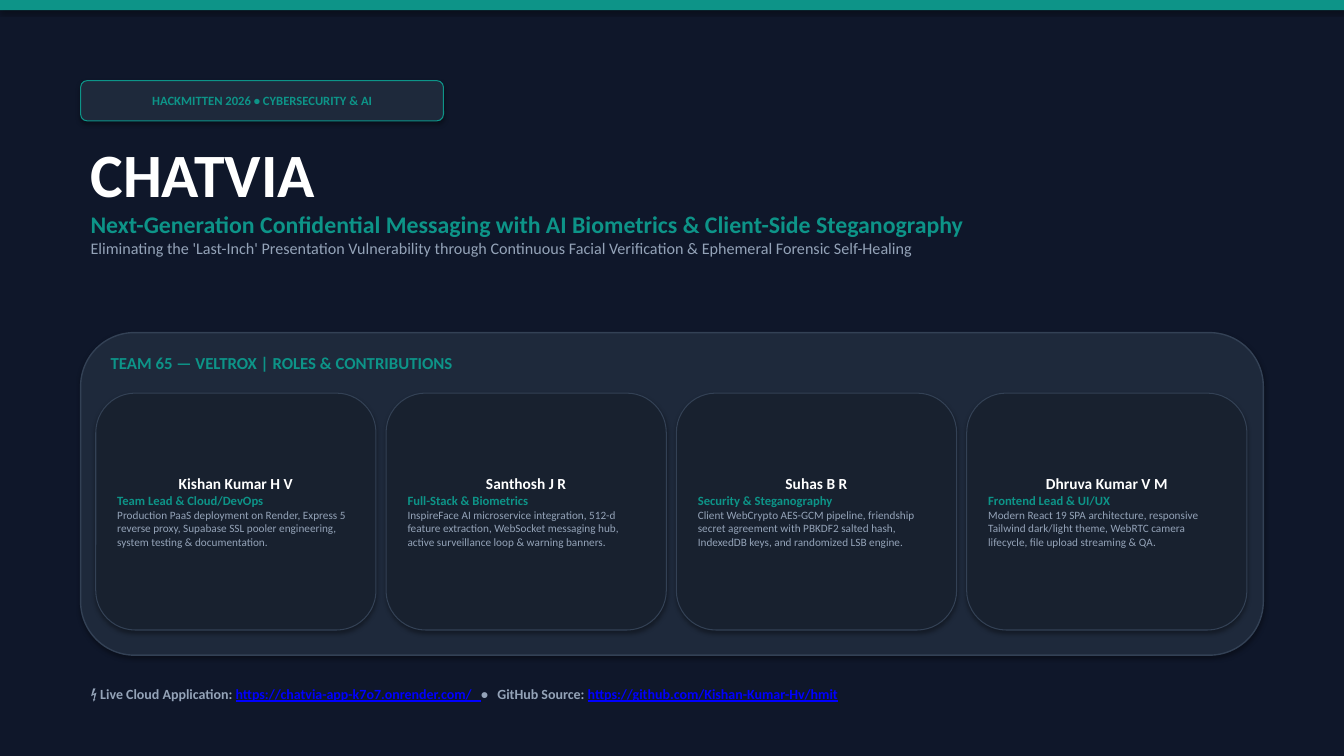
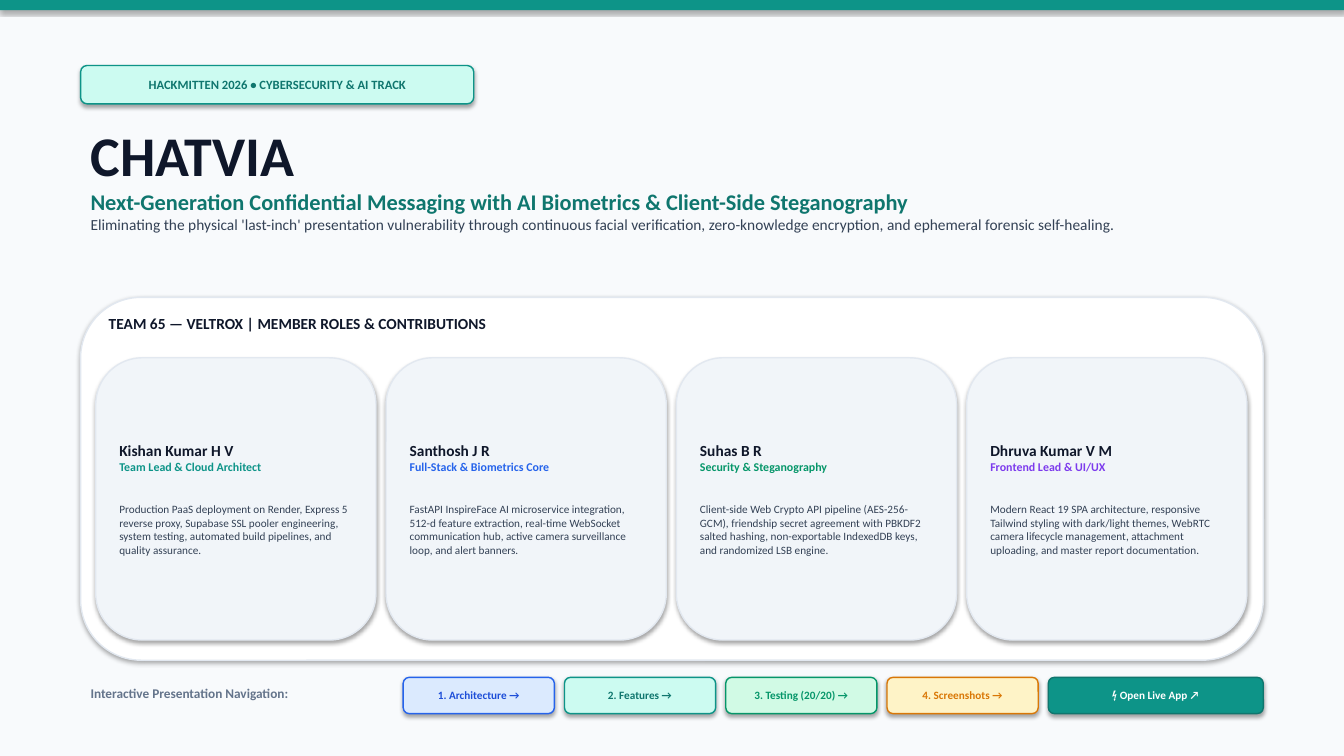
Before and after one commit to Kishan-Kumar-Hv/hmit, a slide deck: slide 1 of Phase_4_Final_Project_Presentation_Team65_Veltrox.pptx. Drawn at 1344x756 pixels with LibreOffice and Linux fonts; fonts in the diff are those of the drawing. Boxes give left, top, right and bottom in pixels: in the first picture for what was removed or moved away, otherwise in the second. Text is boxed around its words. In the diff, an @@ line names an element or a change of style, - is before the commit and + after.

Commit message:
Update Phase 4 Presentation deck and web presentation to high-contrast Light Mode with deep technical text and interactive navigation

```diff
--- a/Phase_4_Final_Project_Presentation_Team65_Veltrox.pptx
+++ b/Phase_4_Final_Project_Presentation_Team65_Veltrox.pptx
@@ rectangle at (0,0,1344,756): fill #0F172A to #F8FAFC @@
@@ rounded rectangle "HACKMITTEN 2026 • CYBERSECURITY & ...": place and size @@
-rounded rectangle "HACKMITTEN 2026 • CYBERSECURITY & ..." at (81,81,444,121)
+rounded rectangle "HACKMITTEN 2026 • CYBERSECURITY & ..." at (81,66,474,104)
@@ rounded rectangle "HACKMITTEN 2026 • CYBERSECURITY & ..." at (81,66,474,104): fill #1E293B to #CCFBF1; outline #0D9488 0.75 pt to #0D9488 1 pt @@
@@ text in rounded rectangle at (149,80,405,89): text changed; text colour #0D9488 to #0F766E @@
-HACKMITTEN 2026 • CYBERSECURITY & AI
+HACKMITTEN 2026 • CYBERSECURITY & AI TRACK
@@ text "CHATVIA": place and size @@
-text "CHATVIA" at (91,156,963,257)
+text "CHATVIA" at (91,139,1114,233)
@@ text at (91,139,908,214): size 44 to 40 pt, text colour #FFFFFF to #0F172A in "CHATVIA"; size 17 to 16 pt, text colour #0D9488 to #0F766E in "Next-Generation Confidential Messaging with AI Biometrics & ..." @@
@@ text at (91,219,1114,233): text changed; size 11.5 to 11 pt; text colour #94A3B8 to #334155 @@
-Eliminating the 'Last-Inch' Presentation Vulnerability through Continuous Facial Verification & Ephemeral Forensic Self-Healing
+Eliminating the physical 'last-inch' presentation vulnerability through continuous facial verification, zero-knowledge encryption, and ephemeral forensic self-healing.
@@ rounded rectangle: place and size @@
-rounded rectangle at (81,333,1263,655)
+rounded rectangle at (81,297,1263,660)
@@ rounded rectangle at (81,297,1263,660): fill #1E293B to #FFFFFF; outline #334155 1 pt to #E2E8F0 1 pt @@
@@ text at (109,318,485,329): text changed; size 12 to 11 pt; text colour #0D9488 to #0F172A @@
-TEAM 65 — VELTROX | ROLES & CONTRIBUTIONS
+TEAM 65 — VELTROX | MEMBER ROLES & CONTRIBUTIONS
@@ rounded rectangle "Kishan Kumar H V Team ...": place and size @@
-rounded rectangle "Kishan Kumar H V Team ..." at (96,393,376,630)
+rounded rectangle "Kishan Kumar H V Team ..." at (96,358,376,640)
@@ rounded rectangle "Santhosh J R Full-Stack & ...": place and size @@
-rounded rectangle "Santhosh J R Full-Stack & ..." at (386,393,666,630)
+rounded rectangle "Santhosh J R Full-Stack & ..." at (386,358,666,640)
@@ rounded rectangle "Suhas B R Security & ...": place and size @@
-rounded rectangle "Suhas B R Security & ..." at (677,393,957,630)
+rounded rectangle "Suhas B R Security & ..." at (677,358,957,640)
@@ fill #18212F to #F1F5F9; outline #334155 0.75 pt to #E2E8F0 1 pt in 4 elements at (96,358,376,640), (386,358,666,640), (677,358,957,640), (967,358,1247,640) @@
@@ rounded rectangle "Dhruva Kumar V M Frontend ...": place and size @@
-rounded rectangle "Dhruva Kumar V M Frontend ..." at (967,393,1247,630)
+rounded rectangle "Dhruva Kumar V M Frontend ..." at (967,358,1247,640)
@@ text in rounded rectangle at (119,445,348,556): text changed; text colour #94A3B8 to #334155 @@
-Kishan Kumar H V
-Team Lead & Cloud/DevOps
-Production PaaS deployment on Render, Express 5 reverse proxy, Supabase SSL pooler engineering, system testing & documentation.
+Kishan Kumar H V
+Team Lead & Cloud Architect
+Production PaaS deployment on Render, Express 5 reverse proxy, Supabase SSL pooler engineering, system testing, automated build pipelines, and quality assurance.
@@ text in rounded rectangle at (410,445,626,556): text changed; text colour #94A3B8 to #334155 @@
-Santhosh J R
-Full-Stack & Biometrics
-InspireFace AI microservice integration, 512-d feature extraction, WebSocket messaging hub, active surveillance loop & warning banners.
+Santhosh J R
+Full-Stack & Biometrics Core
+FastAPI InspireFace AI microservice integration, 512-d feature extraction, real-time WebSocket communication hub, active camera surveillance loop, and alert banners.
@@ text in rounded rectangle at (700,445,920,556): text changed; text colour #94A3B8 to #334155 @@
-Suhas B R
-Security & Steganography
-Client WebCrypto AES-GCM pipeline, friendship secret agreement with PBKDF2 salted hash, IndexedDB keys, and randomized LSB engine.
+Suhas B R
+Security & Steganography
+Client-side Web Crypto API pipeline (AES-256-GCM), friendship secret agreement with PBKDF2 salted hashing, non-exportable IndexedDB keys, and randomized LSB engine.
@@ text in rounded rectangle at (990,445,1210,556): text changed; text colour #94A3B8 to #334155 @@
-Dhruva Kumar V M
-Frontend Lead & UI/UX
-Modern React 19 SPA architecture, responsive Tailwind dark/light theme, WebRTC camera lifecycle, file upload streaming & QA.
+Dhruva Kumar V M
+Frontend Lead & UI/UX
+Modern React 19 SPA architecture, responsive Tailwind styling with dark/light themes, WebRTC camera lifecycle management, attachment uploading, and master report documentation.
@@ text at (91,688,288,700): text changed; size 10 to 9.5 pt; text colour #0000FF to #64748B @@
-⚡ Live Cloud Application: https://chatvia-app-k7o7.onrender.com/ • GitHub Source: https://github.com/Kishan-Kumar-Hv/hmit
+Interactive Presentation Navigation:
@@ rounded rectangle added at (403,678,555,714), fill #DBEAFE, outline #2563EB 1 pt, 8 pt, text #1D4ED8, bold @@
+1. Architecture →
@@ rounded rectangle added at (565,678,716,714), fill #CCFBF1, outline #0D9488 1 pt, 8 pt, text #0F766E, bold @@
+2. Features →
@@ rounded rectangle added at (726,678,877,714), fill #D1FAE5, outline #059669 1 pt, 8 pt, text #059669, bold @@
+3. Testing (20/20) →
@@ rounded rectangle added at (887,678,1038,714), fill #FEF3C7, outline #D97706 1 pt, 8 pt, text #D97706, bold @@
+4. Screenshots →
@@ rounded rectangle added at (1049,678,1263,714), fill #0D9488, outline #0F766E 1 pt, 8 pt, text #FFFFFF, bold @@
+⚡ Open Live App ↗
```
Also in this commit, not shown: 13 other slides changed, 2 other files.
